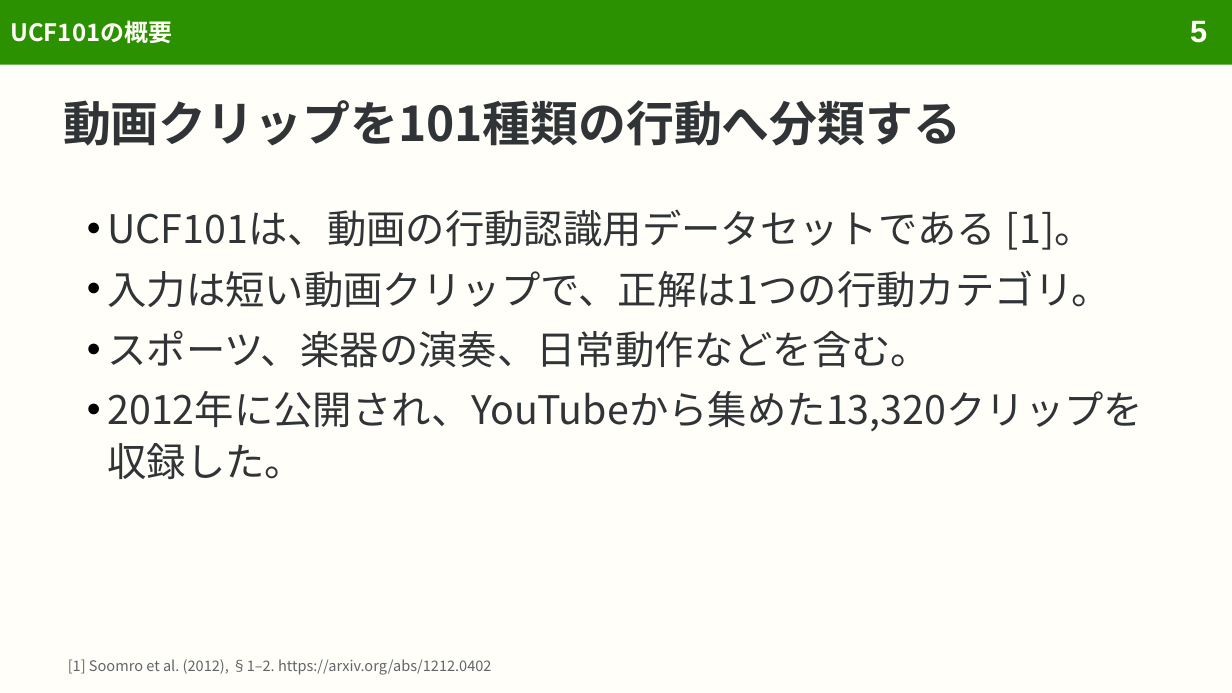
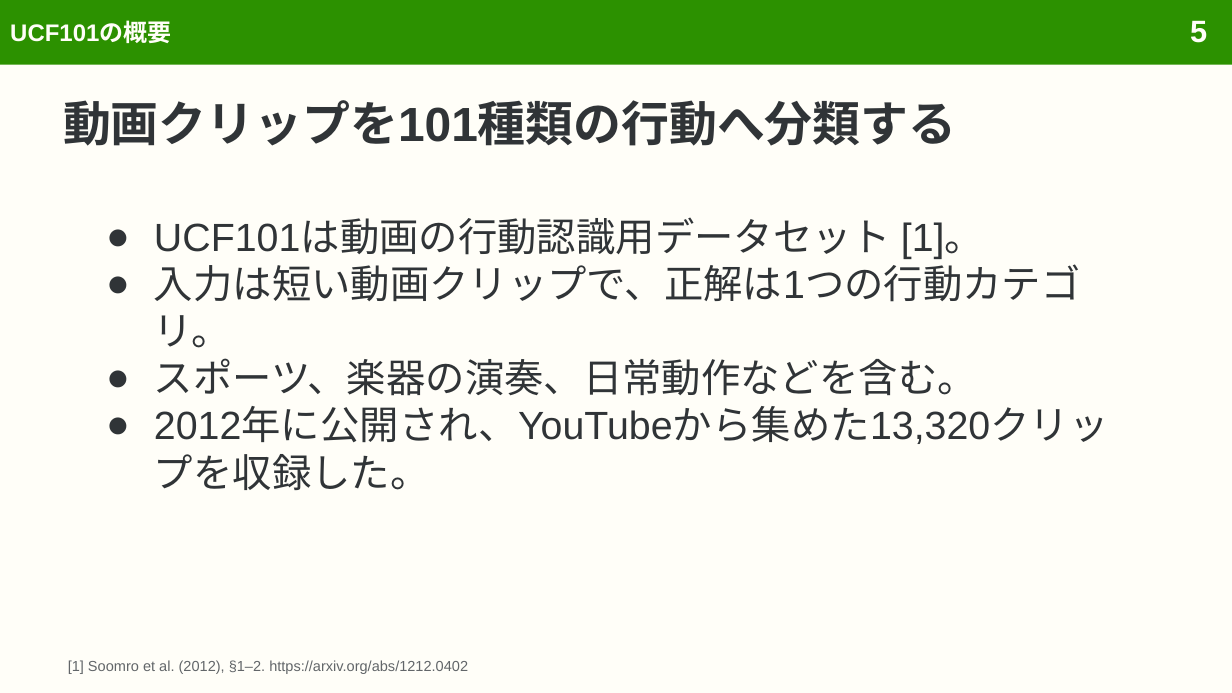
Before and after one commit to sasakiy84/datasets-in-10-minutes, a slide deck: slide 5 of slides/datasets-in-10-minutes-ucf101.pptx. Drawn at 1232x693 pixels with LibreOffice and Linux fonts; fonts in the diff are those of the drawing. Boxes give left, top, right and bottom in pixels: in the first picture for what was removed or moved away, otherwise in the second. Text is boxed around its words. In the diff, an @@ line names an element or a change of style, - is before the commit and + after.

```diff
--- a/slides/datasets-in-10-minutes-ucf101.pptx
+++ b/slides/datasets-in-10-minutes-ucf101.pptx
@@ text at <box>154,220,984,259</box>: text changed; font Noto Sans CJK JP to Arial @@
-• UCF101は、動画の行動認識用データセットである [1]。
+● UCF101は動画の行動認識用データセット [1]。
@@ text at <box>154,258,1109,490</box>: font Noto Sans CJK JP to Arial in "入力は短い動画クリップで、正解は1つの行動カテゴリ。", "スポーツ、楽器の演奏、日常動作などを含む。", "2012年に公開され、YouTubeから集めた13,320クリップを収録した。"; bullet • to ●; line spacing 1.1 to 1; less space between paragraphs; bullet colour #000000 to #303437 @@
@@ font Noto Sans CJK JP to Arial in 3 elements at <box>63,100,956,146</box>, <box>10,22,171,43</box>, <box>68,660,468,674</box> @@
```
Also in this commit, not shown: 64 other slides changed, 10 other files.
